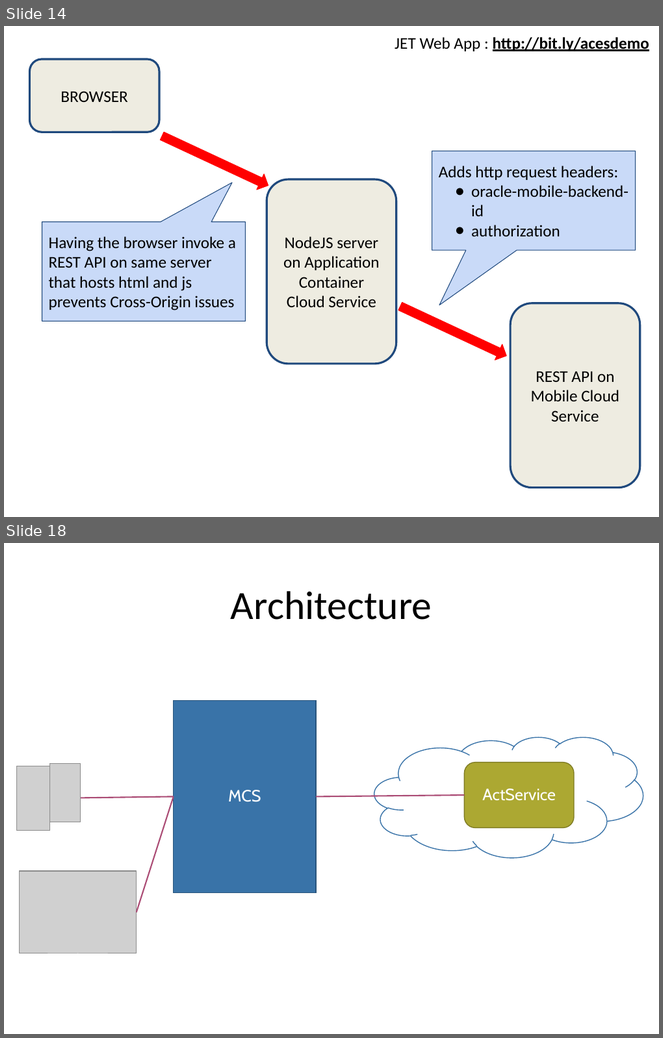
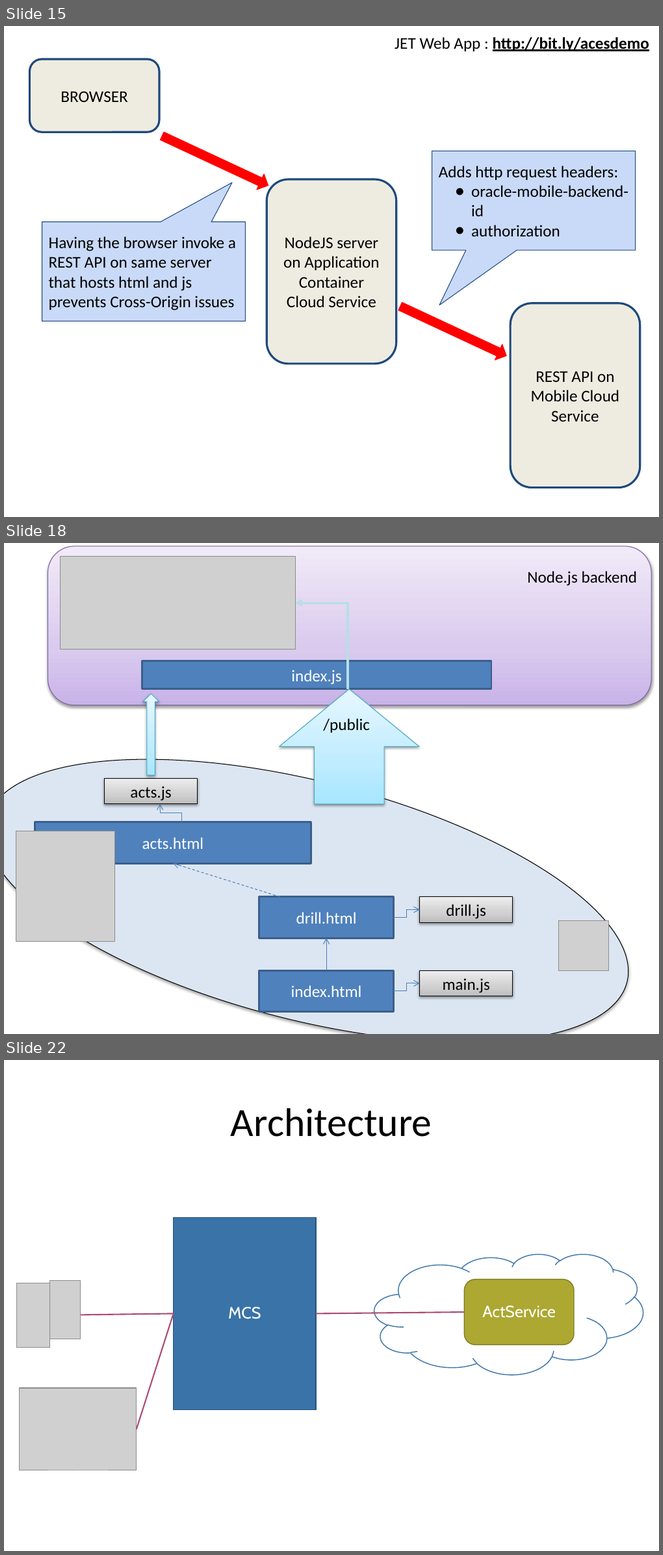
Before and after one commit to lucasjellema/aced-cloud-demo-ofmw2016-valencia, a slide deck: soaring-through-the-clouds-ofmw-forum2016-valencia-demo.pptx. Shown one above the other, each under a label of ours: slides 14 and 18 before the commit, slides 15, 18 and 22 after it; the slides between them are not shown. The pictures are 663x1038 and 663x1555 pixels, drawn with LibreOffice and Linux fonts; fonts in the diff are those of the drawing; grey boxes stand for pictures. Boxes give left, top, right and bottom in pixels: in the first picture for what was removed or moved away, otherwise in the second. Text is boxed around its words. In the diff, an @@ line names an element or a change of style, - is before the commit and + after.

```diff
--- a/soaring-through-the-clouds-ofmw-forum2016-valencia-demo.pptx
+++ b/soaring-through-the-clouds-ofmw-forum2016-valencia-demo.pptx
@@ slide 18 added at (4,543,659,1034), background #FFFFFF @@
@@ rounded rectangle added at (48,546,651,705), fill gradient #C9B5E8 to #D8CBEE to #F0EAF9, outline #7D60A0 0.75 pt, 18 pt, text #000000 @@
+Node.js backend
@@ picture added at (61,557,296,650) @@
@@ elbow arrow added from (348, 689) to (296, 603), #B7DEE8 2.25 pt @@
@@ rectangle added at (142,661,492,689), fill #4F81BD, outline #3A5F8C 2 pt, 18 pt, text #FFFFFF @@
+index.js
@@ up arrow added at (143,694,159,775), fill gradient #A7E6FF to #C1EDFF to #E7F8FF, outline #46AAC5 0.75 pt @@
@@ up arrow added at (279,689,419,804), fill gradient #A7E6FF to #C1EDFF to #E7F8FF, outline #46AAC5 0.75 pt @@
@@ ellipse added at (4,704,657,1034), fill #DCE6F2, outline #000000 0.75 pt @@
@@ text added at (323,719,370,733), 18 pt, text #000000 @@
+/public
@@ rectangle added at (105,778,198,804), fill gradient #BDBDBD to #D1D1D1 to #EEEEEE, outline #000000 0.75 pt, 18 pt, text #000000 @@
+acts.js
@@ elbow arrow added from (182, 822) to (160, 804), #4B7EBC 0.75 pt @@
@@ picture added at (16,832,114,942) @@
@@ rectangle added at (35,822,311,863), fill #4F81BD, outline #3A5F8C 2 pt, 18 pt, text #FFFFFF @@
+acts.html
@@ arrow added from (280, 897) to (173, 863), #4B7EBC 0.75 pt dashed @@
@@ rectangle added at (259,897,394,938), fill #4F81BD, outline #3A5F8C 2 pt, 18 pt, text #FFFFFF @@
+drill.html
@@ elbow arrow added from (393, 918) to (420, 910), #4B7EBC 0.75 pt @@
@@ rectangle added at (420,897,513,923), fill gradient #BDBDBD to #D1D1D1 to #EEEEEE, outline #000000 0.75 pt, 18 pt, text #000000 @@
+drill.js
@@ picture added at (558,921,608,971) @@
@@ arrow added from (326, 971) to (326, 938), #4B7EBC 0.75 pt @@
@@ rectangle added at (259,971,394,1012), fill #4F81BD, outline #3A5F8C 2 pt, 18 pt, text #FFFFFF @@
+index.html
@@ rectangle added at (420,971,513,997), fill gradient #BDBDBD to #D1D1D1 to #EEEEEE, outline #000000 0.75 pt, 18 pt, text #000000 @@
+main.js
@@ elbow arrow added from (393, 991) to (420, 984), #4B7EBC 0.75 pt @@
@@ what was slide 14 is now slide 15 @@
@@ what was slide 18 is now slide 22 @@
```
Also in this commit, not shown: 5 slides changed, 3 other slides added, 29 other files.
